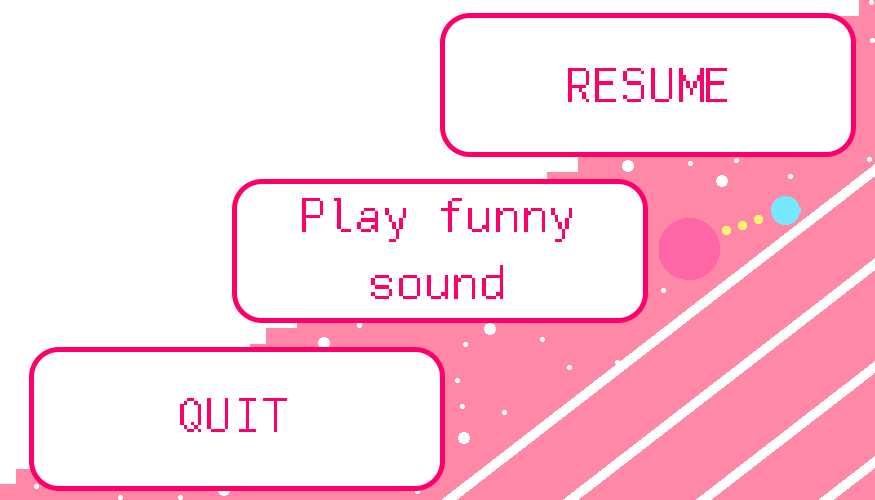
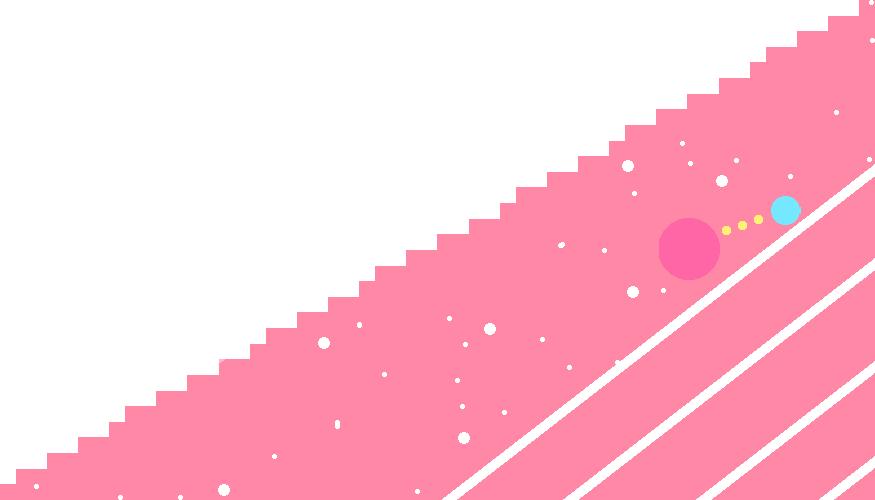
The second 875 × 500 image is a revision of the first. Changes to its layers:
hid "QUIT" over [180, 398, 287, 432]
hid "Play funny sound" over [302, 198, 572, 299]
hid "RESUME" over [568, 68, 727, 102]
hid "Rounded Rectangle 1 copy 2" over [440, 13, 856, 157]
hid "Rounded Rectangle 1 copy" over [232, 179, 648, 323]
hid "Rounded Rectangle 1" over [29, 347, 445, 491]
